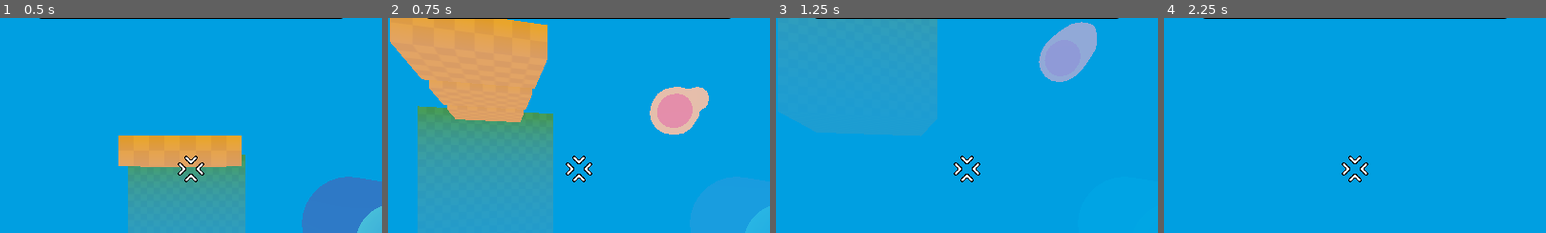
Above: before the commit, frames 1-4 (left to right).
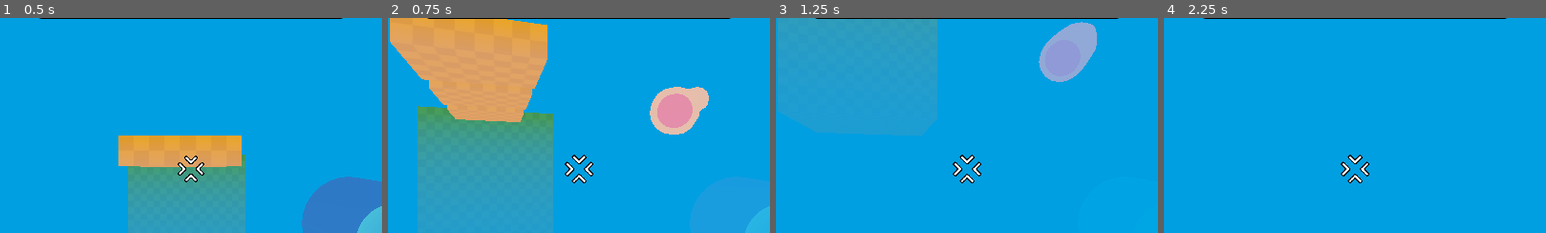
Above: after the commit, the same moments.

Repository: Trulle1234/3d-game
Game: Godot game, scene res://level/temporary_level.tscn
The game is run twice, just before and just after one commit, with the same random seed, the same clock (stepped at 60 frames per second) and the same inputs. This scene is started directly instead of the project's main scene.
Inputs (mouse positions are % of the whole screen's width and height, from its top left):
- Up to frame 1 (0.5 s): no input
- Up to frame 2 (0.75 s): tap Enter at 0.5 s; move the mouse to (55, 50) at 0.52 s; press the mouse at (55, 50) at 0.53 s; hold W (forward) from 0.53 s (still down)
- Up to frame 3 (1.25 s): keep holding W (forward); tap Space (jump) at 0.77 s
- Up to frame 4 (2.25 s): keep holding W (forward); move the mouse to (45, 50) at 1.27 s; release the mouse at (45, 50) at 1.28 s; click (45, 50) at 1.35 s; tap Space (jump) at 1.52, 2 s; move the mouse to (52, 48) at 2.02 s; press the mouse at (52, 48) at 2.03 s; tap Alt at 2.1 s
The pictures show only the part of the screen within x 25-75%, y 15-65%; the shares and areas given below are measured in that part.

Frame 1 is identical in both runs. In frame 2, 0.2% of the frame differs, in the area x 46-54%, y 63-77%; in frame 3, 0.2%; in frame 4, 0.2%.

Commit message:
add vertical mob movment, update level, add shoot animation

Diff:
--- a/level.tscn
+++ b/level.tscn
@@ -54,7 +54,7 @@
 shadow_enabled = true
 
 [node name="MobSpawner1" parent="." unique_id=701068754 instance=ExtResource("5_f2txt")]
-transform = Transform3D(-4.371139e-08, 0, -1, 0, 1, 0, 1, 0, -4.371139e-08, 2, 0, 22)
+transform = Transform3D(-4.371139e-08, 0, -1, 0, 1, 0, 1, 0, -4.371139e-08, 2, -1, 22)
 
 [node name="MobSpawner2" parent="." unique_id=1309560571 instance=ExtResource("5_f2txt")]
 transform = Transform3D(-1, 0, 8.742278e-08, 0, 1, 0, -8.742278e-08, 0, -1, -18, 0, -1)
@@ -104,7 +104,7 @@
 size = Vector3(12, 100, 12)
 material = ExtResource("2_oi3di")
 
-[node name="Big5" type="CSGBox3D" parent="Platforms/Big1" unique_id=266061509]
+[node name="Hole" type="CSGBox3D" parent="Platforms/Big1" unique_id=266061509]
 transform = Transform3D(1, 0, 0, 0, 1, 0, 0, 0, 1, 5, 36, 0)
 operation = 2
 use_collision = true
@@ -120,17 +120,17 @@
 material = ExtResource("2_oi3di")
 
 [node name="Big3" type="CSGBox3D" parent="Platforms" unique_id=408024177]
-transform = Transform3D(1, 0, 0, 0, 1, 0, 0, 0, 1, -16.5, -50, 21)
+transform = Transform3D(1, 0, 0, 0, 1, 0, 0, 0, 1, -16.5, -49, 21)
 use_collision = true
 collision_layer = 2
-size = Vector3(11, 100, 8)
+size = Vector3(11, 102, 8)
 material = ExtResource("2_oi3di")
 
 [node name="Big4" type="CSGBox3D" parent="Platforms" unique_id=23697446]
-transform = Transform3D(1, 0, 0, 0, 1, 0, 0, 0, 1, 2, -50, 23)
+transform = Transform3D(1, 0, 0, 0, 1, 0, 0, 0, 1, 2, -50.5, 23)
 use_collision = true
 collision_layer = 2
-size = Vector3(7, 100, 7)
+size = Vector3(7, 99, 7)
 material = ExtResource("2_oi3di")
 
 [node name="Pillar1" type="CSGBox3D" parent="Platforms" unique_id=988528483]
@@ -141,10 +141,10 @@
 material = ExtResource("2_oi3di")
 
 [node name="Pillar2" type="CSGBox3D" parent="Platforms" unique_id=521603640]
-transform = Transform3D(1, 0, 0, 0, 1, 0, 0, 0, 1, -8.5, -50, 13)
+transform = Transform3D(1, 0, 0, 0, 1, 0, 0, 0, 1, -8.5, -49.5, 13)
 use_collision = true
 collision_layer = 2
-size = Vector3(3, 100, 3)
+size = Vector3(3, 101, 3)
 material = ExtResource("2_oi3di")
 
 [node name="Pillar3" type="CSGBox3D" parent="Platforms" unique_id=1479985297]
@@ -155,14 +155,14 @@
 material = ExtResource("2_oi3di")
 
 [node name="Floating1" type="CSGBox3D" parent="Platforms" unique_id=607548251]
-transform = Transform3D(1, 0, 0, 0, 1, 0, 0, 0, 1, -11, -0.5, 0)
+transform = Transform3D(1, 0, 0, 0, 1, 0, 0, 0, 1, -11, 0.5, 0)
 use_collision = true
 collision_layer = 2
 size = Vector3(5, 1, 5)
 material = ExtResource("3_0b4ue")
 
 [node name="Floating2" type="CSGBox3D" parent="Platforms" unique_id=1410542792]
-transform = Transform3D(1, 0, 0, 0, 1, 0, 0, 0, 1, -19, -0.5, 10.5)
+transform = Transform3D(1, 0, 0, 0, 1, 0, 0, 0, 1, -19, 0.5, 10.5)
 use_collision = true
 collision_layer = 2
 size = Vector3(2, 1, 8)
--- a/mob/mob.gd
+++ b/mob/mob.gd
@@ -13,17 +13,30 @@
 var speed = randf_range(2, 4)
 var health = 4
 
+var last_player_floor_pos = 0
+
 func _physics_process(delta: float) -> void:
-	var dir = global_position.direction_to(player.global_position)
-	dir.y = 0
+	var target_pos = player.global_position + Vector3(0, 1.2, 0)
+	if player.is_on_floor():
+		last_player_floor_pos = player.global_position.y
+	else:
+		target_pos.y = last_player_floor_pos + 1.2
+
+	var dir = global_position.direction_to(target_pos)
 
 	if dir.length_squared() < 0.001:
+		linear_velocity = Vector3.ZERO
 		return
 
 	dir = dir.normalized()
 	linear_velocity = dir * speed
 
-	model.global_basis = Basis.looking_at(-dir , Vector3.UP)
+	var look_dir = target_pos - global_position
+	look_dir.y = 0
+
+	if look_dir.length_squared() > 0.001:
+		look_dir = look_dir.normalized()
+		model.global_basis = Basis.looking_at(-look_dir, Vector3.UP)
 
 func take_damage():
 	if health == 0:
--- a/player/player.gd
+++ b/player/player.gd
@@ -4,6 +4,7 @@
 @onready var marker: Marker3D = $Camera3D/Marker3D
 @onready var shoot_timer: Timer = $ShootTimer
 @onready var shoot_sound: AudioStreamPlayer = $ShootSound
+@onready var animation_player: AnimationPlayer = $AnimationPlayer
 @onready var hitbox: Area3D = $Hitbox
 @onready var damage_timer: Timer = $DamageTimer
 @onready var progress_bar: ProgressBar = $ProgressBar
@@ -12,7 +13,7 @@
 
 const GRAVITY = 20
 const SPEED = 5.5
-const JUMP_STRENGTH = 8
+const JUMP_STRENGTH = 9
 
 var health = 20
 
@@ -64,6 +65,8 @@
 	shoot_sound.pitch_scale = randf_range(0.9, 1.1)
 	shoot_sound.play()
 
+	animation_player.play("shoot")
+
 	var new_bullet = BULLET.instantiate()
 	marker.add_child(new_bullet)
 
--- a/player/player.tscn
+++ b/player/player.tscn
@@ -40,6 +40,43 @@
 corner_radius_bottom_right = 50
 corner_radius_bottom_left = 50
 
+[sub_resource type="Animation" id="Animation_yw30f"]
+length = 0.001
+tracks/0/type = "value"
+tracks/0/imported = false
+tracks/0/enabled = true
+tracks/0/path = NodePath("TextureRect:scale")
+tracks/0/interp = 1
+tracks/0/loop_wrap = true
+tracks/0/keys = {
+"times": PackedFloat32Array(0),
+"transitions": PackedFloat32Array(1),
+"update": 0,
+"values": [Vector2(1, 1)]
+}
+
+[sub_resource type="Animation" id="Animation_qjkh3"]
+resource_name = "shoot"
+length = 0.1
+tracks/0/type = "value"
+tracks/0/imported = false
+tracks/0/enabled = true
+tracks/0/path = NodePath("TextureRect:scale")
+tracks/0/interp = 1
+tracks/0/loop_wrap = true
+tracks/0/keys = {
+"times": PackedFloat32Array(0, 0.05, 0.1),
+"transitions": PackedFloat32Array(1, 1, 1),
+"update": 0,
+"values": [Vector2(1, 1), Vector2(1.2, 1.2), Vector2(1, 1)]
+}
+
+[sub_resource type="AnimationLibrary" id="AnimationLibrary_g6k8r"]
+_data = {
+&"RESET": SubResource("Animation_yw30f"),
+&"shoot": SubResource("Animation_qjkh3")
+}
+
 [node name="Player" type="CharacterBody3D" unique_id=1951843773]
 collision_mask = 2
 script = ExtResource("1_rkbax")
@@ -76,6 +113,7 @@
 offset_bottom = 36.0
 grow_horizontal = 2
 grow_vertical = 2
+pivot_offset = Vector2(36, 36)
 texture = ExtResource("3_g1dw6")
 expand_mode = 1
 
@@ -107,3 +145,6 @@
 [node name="DamageTimer" type="Timer" parent="." unique_id=603564720]
 wait_time = 0.3
 one_shot = true
+
+[node name="AnimationPlayer" type="AnimationPlayer" parent="." unique_id=1275507644]
+libraries/ = SubResource("AnimationLibrary_g6k8r")
Not shown, changed: export_presets.cfg
Not shown, changed: README.md
Not shown, added: builds/3d-game-v1.4.zip
